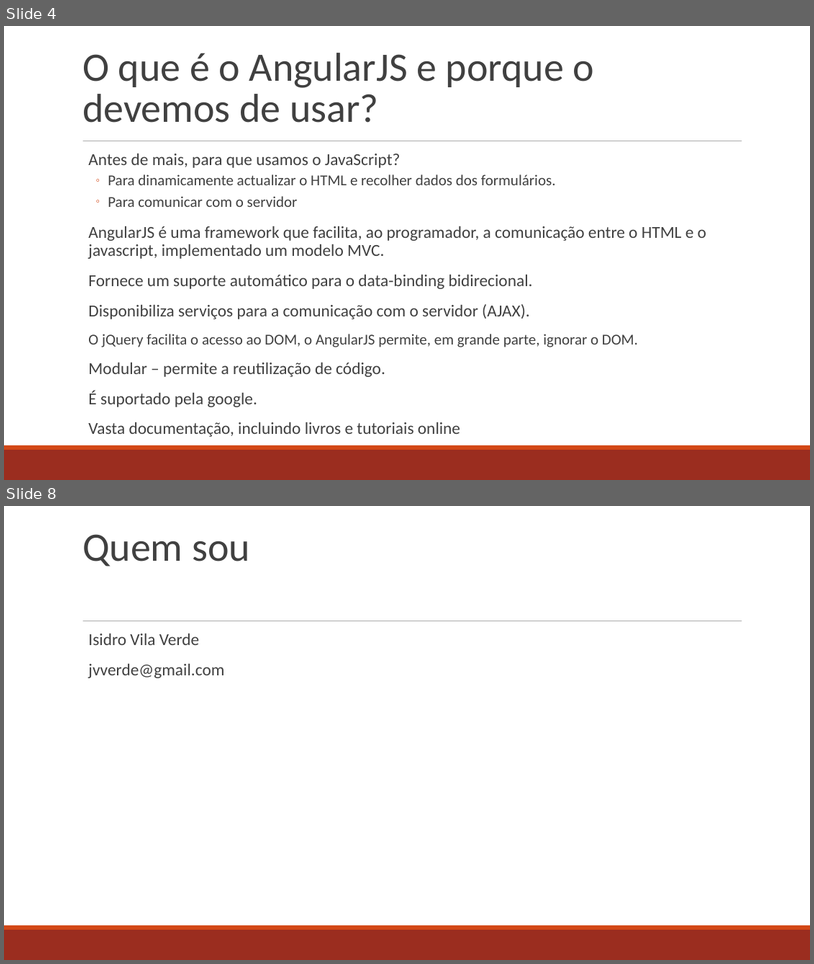
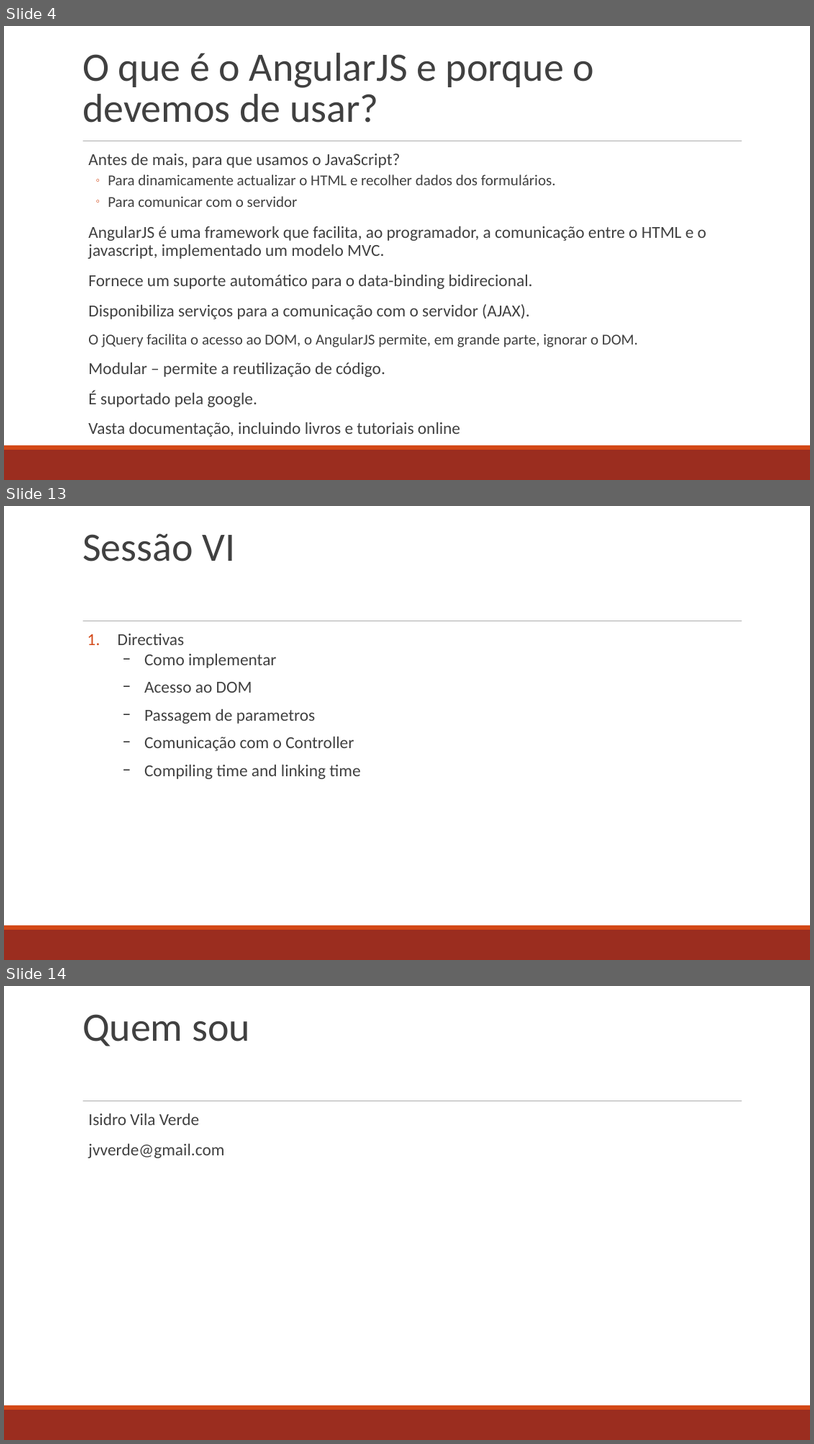
Before and after one commit to jvverde/demo-angular, a slide deck: docs/AngularJS.odp. Shown one above the other, each under a label of ours: slides 4 and 8 before the commit, slides 4, 13 and 14 after it; the slides between them are not shown. The pictures are 814x964 and 814x1444 pixels, drawn with LibreOffice and Linux fonts; fonts in the diff are those of the drawing. Boxes give left, top, right and bottom in pixels: in the first picture for what was removed or moved away, otherwise in the second. Text is boxed around its words. In the diff, an @@ line names an element or a change of style, - is before the commit and + after.

```diff
--- a/docs/AngularJS.odp
+++ b/docs/AngularJS.odp
@@ slide 13 added at box(4, 506, 810, 960), background #FFFFFF; not listed: 3 template elements that a slide beside it also shows @@
@@ title added at box(82, 533, 235, 561), 48 pt, text #404040 @@
+Sessão VI
@@ text added at box(118, 633, 360, 779), 20 pt, text #404040 @@
+1. Directivas
+  − Como implementar
+  − Acesso ao DOM
+  − Passagem de parametros
+  − Comunicação com o Controller
+  − Compiling time and linking time
@@ what was slide 8 is now slide 14 @@
```
Also in this commit, not shown: 5 slides changed, 5 other slides added, 1 other file.
